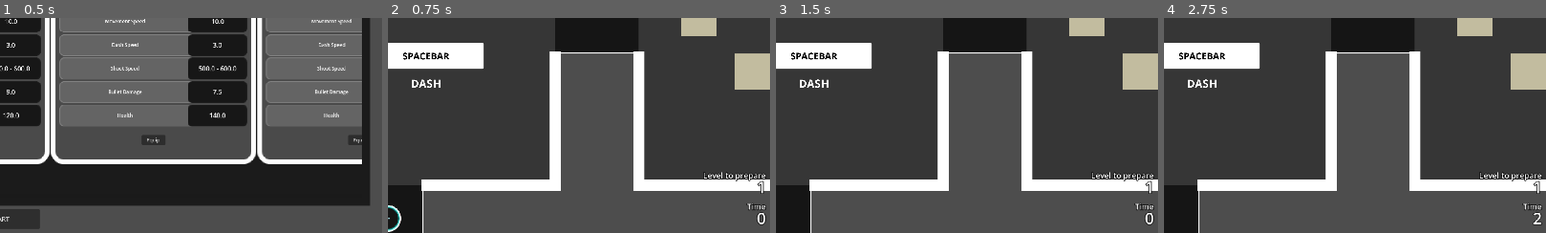
Above: before the commit, frames 1-4 (left to right).
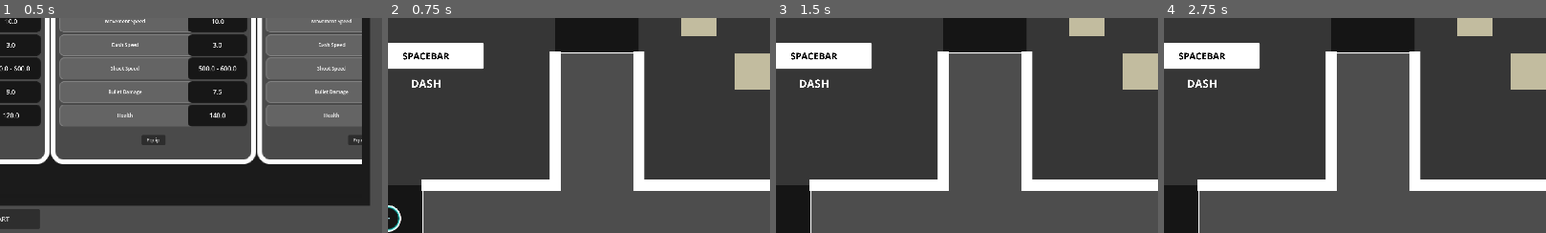
Above: after the commit, the same moments.

Repository: doanryderrhythm/thesis-1-vng-game
Game: Godot game, scene res://scenes/main_scenes/shop_scene.tscn
Same seed, same stepped clock (60 frames per second), same inputs: the game is played once before the commit and once after it.
Inputs (mouse positions are % of the whole screen's width and height, from its top left):
- Up to frame 1 (0.5 s): no input
- Up to frame 2 (0.75 s): click "START" at 0.5 s
- Up to frame 3 (1.5 s): tap Enter at 1.25 s; move the mouse to (72, 45) at 1.27 s; hold Right (right) from 1.28 s (still down); tap Space (dash) at 1.35 s; click (72, 45) at 1.42 s
- Up to frame 4 (2.75 s): tap Space (dash) at 2, 2.1 s; move the mouse to (30, 55) at 2.02 s; release Right (right) at 2.03 s; hold Down (down) from 2.03 s (still down)
The pictures show only the part of the screen within x 50-100%, y 50-100%; the shares and areas given below are measured in that part.

Frame 1 is identical in both runs. In frame 2, 0.6% of the frame differs, in the area x 82-99%, y 71-97%; in frame 3, 0.6%; in frame 4, 0.6%.

Commit message:
Changed the flow completely from time based to room based

Diff:
--- a/untitled-thesis-1-game/scenes/ui/debug_ui.tscn
+++ b/untitled-thesis-1-game/scenes/ui/debug_ui.tscn
@@ -21,10 +21,6 @@
 
 @onready var restart_label: Label = $RestartLabel
 @onready var score_label: Label = $ScoreLabel
-@onready var play_time_label: Label = $PlayTimeLabel
-
-@onready var level_title_label: Label = $LevelTitleLabel
-@onready var level_label: Label = $LevelLabel
 
 @onready var phase_title_label: Label = $PhaseTitleLabel
 @onready var phase_label: Label = $PhaseLabel
@@ -45,8 +41,6 @@
 
 	change_health()
 	change_dash()
-	change_play_time()
-	change_level_state(false)
 	change_phase(false)
 	change_score()
 	change_coin()
@@ -54,10 +48,7 @@
 	GameManager.health_change.connect(change_health)
 	GameManager.dash_change.connect(change_dash)
 	GameManager.state_lose_change.connect(show_restart)
-	GameManager.play_time_change.connect(change_play_time)
 	GameManager.phase_change.connect(change_phase)
-	GameManager.level_change.connect(change_level_state.bind(false))
-	GameManager.start_level.connect(change_level_state.bind(true))
 	GameManager.score_change.connect(change_score)
 	GameManager.coin_change.connect(change_coin)
 
@@ -77,19 +68,6 @@
 
 func change_dash() -> void:
 	dash_bar.value = GameManager.player._dash_count
-
-func change_play_time() -> void:
-	play_time_label.text = str(GameManager.play_time_int)
-	pass
-
-func change_level_state(is_ongoing: bool) -> void:
-	if is_ongoing:
-		level_title_label.text = \"Locked level\"
-		level_label.text = str(GameManager.ongoing_level + 1)
-	else:
-		level_title_label.text = \"Level to prepare\"
-		level_label.text = str(GameManager.current_level + 1)
-	pass
 
 func change_score() -> void:
 	score_label.text = str(GameManager.total_score)
@@ -219,74 +197,6 @@
 label_settings = SubResource("LabelSettings_14mai")
 vertical_alignment = 2
 
-[node name="PlayTimeTitleLabel" type="Label" parent="." unique_id=2014312667]
-anchors_preset = 3
-anchor_left = 1.0
-anchor_top = 1.0
-anchor_right = 1.0
-anchor_bottom = 1.0
-offset_left = -117.0
-offset_top = -108.0
-offset_right = -10.0
-offset_bottom = -53.0
-grow_horizontal = 0
-grow_vertical = 0
-text = "Time"
-label_settings = SubResource("LabelSettings_pu33q")
-horizontal_alignment = 2
-vertical_alignment = 2
-
-[node name="PlayTimeLabel" type="Label" parent="." unique_id=1077021869]
-anchors_preset = 3
-anchor_left = 1.0
-anchor_top = 1.0
-anchor_right = 1.0
-anchor_bottom = 1.0
-offset_left = -117.0
-offset_top = -65.0
-offset_right = -10.0
-offset_bottom = -10.0
-grow_horizontal = 0
-grow_vertical = 0
-text = "Time"
-label_settings = SubResource("LabelSettings_14mai")
-horizontal_alignment = 2
-vertical_alignment = 2
-
-[node name="LevelTitleLabel" type="Label" parent="." unique_id=638328226]
-anchors_preset = 3
-anchor_left = 1.0
-anchor_top = 1.0
-anchor_right = 1.0
-anchor_bottom = 1.0
-offset_left = -117.0
-offset_top = -186.0
-offset_right = -10.0
-offset_bottom = -131.0
-grow_horizontal = 0
-grow_vertical = 0
-text = "Level"
-label_settings = SubResource("LabelSettings_pu33q")
-horizontal_alignment = 2
-vertical_alignment = 2
-
-[node name="LevelLabel" type="Label" parent="." unique_id=1026685085]
-anchors_preset = 3
-anchor_left = 1.0
-anchor_top = 1.0
-anchor_right = 1.0
-anchor_bottom = 1.0
-offset_left = -117.0
-offset_top = -143.0
-offset_right = -10.0
-offset_bottom = -88.0
-grow_horizontal = 0
-grow_vertical = 0
-text = "Level"
-label_settings = SubResource("LabelSettings_14mai")
-horizontal_alignment = 2
-vertical_alignment = 2
-
 [node name="PhaseTitleLabel" type="Label" parent="." unique_id=1369473862]
 anchors_preset = 7
 anchor_left = 0.5
--- a/untitled-thesis-1-game/scripts/autoload/game_manager.gd
+++ b/untitled-thesis-1-game/scripts/autoload/game_manager.gd
@@ -8,7 +8,6 @@
 var total_score: int = 0
 
 var current_level: int = 0
-var ongoing_level: int = 0
 var current_phase: int = 0
 var max_phase: int = 0
 
@@ -30,8 +29,6 @@
 
 # STATS
 var is_going: bool = false
-var play_time: float = 0.0
-var play_time_int: int = 0
 var stage_stats: Array[StageStats]
 var in_level_coins: int = 0
 
@@ -42,9 +39,7 @@
 signal state_lose_change
 signal score_change
 signal phase_change(is_ongoing: bool)
-signal play_time_change
 signal start_level
-signal level_change
 signal room_start
 signal coin_change
 
@@ -61,12 +56,8 @@
 	total_score = 0
 
 	current_level = 0
-	ongoing_level = 0
 	current_phase = 0
 	max_phase = 0
-
-	play_time = 0
-	play_time_int = 0
 
 	enemy_particles = preload("res://effects/base_enemy_spawn.tscn")
 	enemy_scenes = []
@@ -90,21 +81,6 @@
 	health_change.emit()
 	dash_change.emit()
 	score_change.emit()
-	level_change.emit()
-	play_time_change.emit()
-
-func _process(delta: float) -> void:
-	if not is_gameplay:
-		return
-
-	play_time += delta
-	if play_time_int != int(play_time):
-		play_time_int = int(play_time)
-		play_time_change.emit()
-		if play_time_int >= stage_stats[current_level].time_to_pass and current_level + 1 < stage_stats.size():
-			current_level += 1
-			if !is_going:
-				level_change.emit()
 
 func set_up_rooms() -> void:
 	var listener: RoomsListener = load("res://resources/rooms/rooms_listener.tres")
@@ -127,12 +103,11 @@
 	coin_change.emit()
 
 func start_stage() -> void:
-	ongoing_level = current_level
-	current_phase = stage_stats[ongoing_level].phase_count
-	is_lazer = stage_stats[ongoing_level].is_lazer
-	is_spike = stage_stats[ongoing_level].is_spike
-	is_bomb = stage_stats[ongoing_level].is_bomb
-	is_bomb_four = stage_stats[ongoing_level].is_bomb_four
+	current_phase = stage_stats[current_level].phase_count
+	is_lazer = stage_stats[current_level].is_lazer
+	is_spike = stage_stats[current_level].is_spike
+	is_bomb = stage_stats[current_level].is_bomb
+	is_bomb_four = stage_stats[current_level].is_bomb_four
 	is_going = true
 	start_level.emit()
 	phase_change.emit(true)
@@ -146,8 +121,8 @@
 		return
 
 	enemies_num = randi_range(
-		stage_stats[ongoing_level].min_enemy,
-		stage_stats[ongoing_level].max_enemy
+		stage_stats[current_level].min_enemy,
+		stage_stats[current_level].max_enemy
 		)
 	current_enemies_num = enemies_num
 
@@ -251,27 +226,27 @@
 		_room.is_executed = true
 		_room.call_deferred("start_stage", false)
 		is_going = false
-		level_change.emit()
+		current_level += 1
 		phase_change.emit(false)
 		create_available_rooms(current_id_x, current_id_y)
 
 func confirm_stage(room: Room) -> void:
 	if is_lazer:
-		room.lazer_timer.wait_time = stage_stats[ongoing_level].lazer_spawn_rate
-		room.lazer_warn_time = stage_stats[ongoing_level].lazer_warn_time
-		room.lazer_harm_time = stage_stats[ongoing_level].lazer_stay_time
+		room.lazer_timer.wait_time = stage_stats[current_level].lazer_spawn_rate
+		room.lazer_warn_time = stage_stats[current_level].lazer_warn_time
+		room.lazer_harm_time = stage_stats[current_level].lazer_stay_time
 	if is_spike:
-		room.spike_timer.wait_time = stage_stats[ongoing_level].spike_spawn_rate
-		room.spike_warn_time = stage_stats[ongoing_level].spike_warn_time
-		room.spike_harm_time = stage_stats[ongoing_level].spike_stay_time
+		room.spike_timer.wait_time = stage_stats[current_level].spike_spawn_rate
+		room.spike_warn_time = stage_stats[current_level].spike_warn_time
+		room.spike_harm_time = stage_stats[current_level].spike_stay_time
 	if is_bomb:
-		room.bomb_timer.wait_time = stage_stats[ongoing_level].bomb_spawn_rate
-		room.bomb_warn_time = stage_stats[ongoing_level].bomb_warn_time
-		room.bomb_harm_time = stage_stats[ongoing_level].bomb_stay_time
+		room.bomb_timer.wait_time = stage_stats[current_level].bomb_spawn_rate
+		room.bomb_warn_time = stage_stats[current_level].bomb_warn_time
+		room.bomb_harm_time = stage_stats[current_level].bomb_stay_time
 	if is_bomb_four:
-		room.bomb_four_timer.wait_time = stage_stats[ongoing_level].bomb_four_spawn_rate
-		room.bomb_four_warn_time = stage_stats[ongoing_level].bomb_four_warn_time
-		room.bomb_four_harm_time = stage_stats[ongoing_level].bomb_four_stay_time
+		room.bomb_four_timer.wait_time = stage_stats[current_level].bomb_four_spawn_rate
+		room.bomb_four_warn_time = stage_stats[current_level].bomb_four_warn_time
+		room.bomb_four_harm_time = stage_stats[current_level].bomb_four_stay_time
 
 func find_room(_id_x: int, _id_y: int) -> Room:
 	rooms = rooms.filter(func(room):
